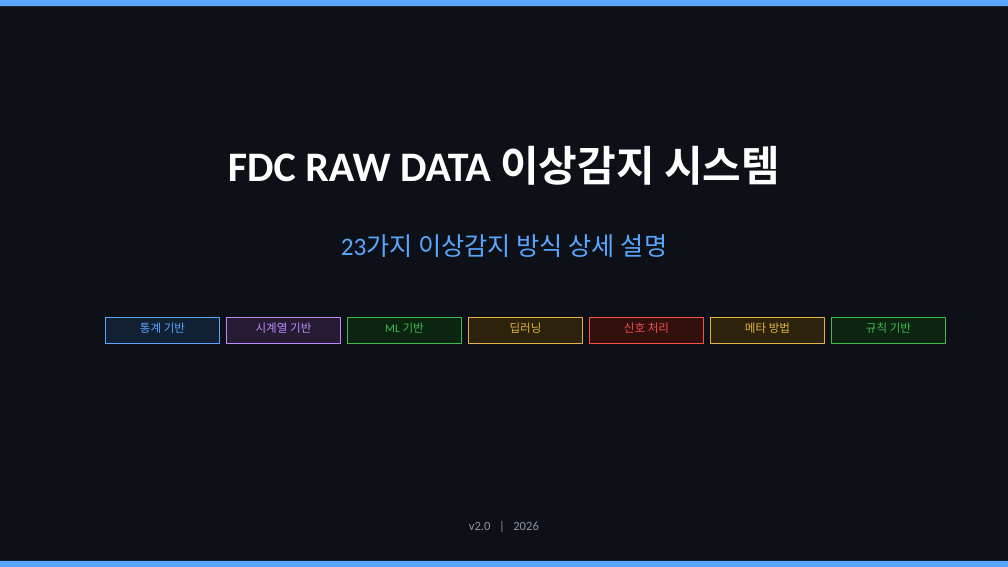
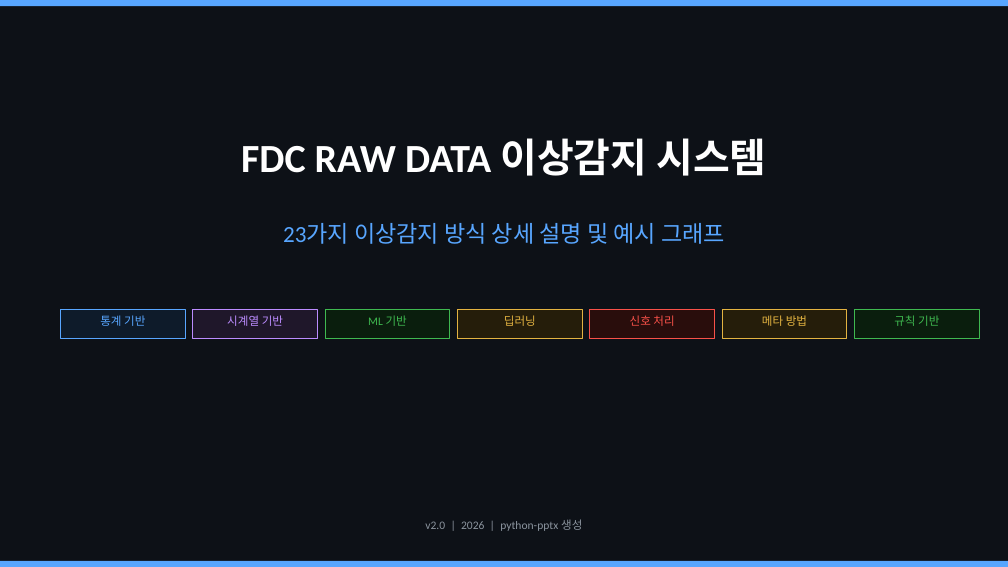
Before and after one commit to pollya32/python101, a slide deck: slide 1 of [예제 015] FDC 이상감지 시스템/FDC_이상감지_23종_상세설명.pptx. Drawn at 1008x567 pixels with LibreOffice and Linux fonts; fonts in the diff are those of the drawing. Boxes give left, top, right and bottom in pixels: in the first picture for what was removed or moved away, otherwise in the second. Text is boxed around its words. In the diff, an @@ line names an element or a change of style, - is before the commit and + after.

```diff
--- a/[예제 015] FDC 이상감지 시스템/FDC_이상감지_23종_상세설명.pptx
+++ b/[예제 015] FDC 이상감지 시스템/FDC_이상감지_23종_상세설명.pptx
@@ text "FDC RAW DATA 이상감지 시스템": place and size @@
-text "FDC RAW DATA 이상감지 시스템" at (228,145,780,185)
+text "FDC RAW DATA 이상감지 시스템" at (241,138,766,176)
@@ text "FDC RAW DATA 이상감지 시스템" at (241,138,766,176): size 40 to 38 pt @@
@@ text at (283,223,725,244): text changed; size 24 to 22 pt @@
-23가지 이상감지 방식 상세 설명
+23가지 이상감지 방식 상세 설명 및 예시 그래프
@@ text "통계 기반": place and size @@
-text "통계 기반" at (140,322,185,333)
+text "통계 기반" at (100,315,145,326)
@@ rectangle: place and size @@
-rectangle at (106,318,219,344)
+rectangle at (60,310,185,339)
@@ rectangle at (60,310,185,339): fill #112133 to #0E1B2A @@
@@ text "시계열 기반": place and size @@
-text "시계열 기반" at (256,322,311,333)
+text "시계열 기반" at (227,315,283,326)
@@ rectangle: place and size @@
-rectangle at (227,318,340,344)
+rectangle at (193,310,318,339)
@@ rectangle at (193,310,318,339): fill #251C33 to #1F172A @@
@@ text "ML 기반": place and size @@
-text "ML 기반" at (385,322,424,333)
+text "ML 기반" at (368,315,407,326)
@@ rectangle: place and size @@
-rectangle at (348,318,461,344)
+rectangle at (325,310,450,339)
@@ rectangle at (325,310,450,339): fill #0C2510 to #0A1E0D @@
@@ text "딥러닝": place and size @@
-text "딥러닝" at (510,322,542,333)
+text "딥러닝" at (504,315,536,326)
@@ rectangle: place and size @@
-rectangle at (469,318,582,344)
+rectangle at (457,310,582,339)
@@ rectangle at (457,310,582,339): fill #2D230D to #251D0A @@
@@ text "신호 처리": place and size @@
-text "신호 처리" at (624,322,669,333)
+text "신호 처리" at (630,315,674,326)
@@ rectangle: place and size @@
-rectangle at (590,318,703,344)
+rectangle at (590,310,715,339)
@@ rectangle at (590,310,715,339): fill #31100E to #290D0C @@
@@ text "메타 방법": place and size @@
-text "메타 방법" at (745,322,790,333)
+text "메타 방법" at (762,315,807,326)
@@ rectangle at (722,310,847,339): fill #2D230D to #251D0A @@
@@ rectangle: place and size @@
-rectangle at (711,318,824,344)
+rectangle at (722,310,847,339)
@@ text "규칙 기반": place and size @@
-text "규칙 기반" at (866,322,911,333)
+text "규칙 기반" at (894,315,939,326)
@@ rectangle at (854,310,979,339): fill #0C2510 to #0A1E0D @@
@@ rectangle: place and size @@
-rectangle at (832,318,945,344)
+rectangle at (854,310,979,339)
@@ text at (425,519,582,531): text changed; size 12 to 11 pt @@
-v2.0 | 2026
+v2.0 | 2026 | python-pptx 생성
```
Also in this commit, not shown: 24 other slides changed.
